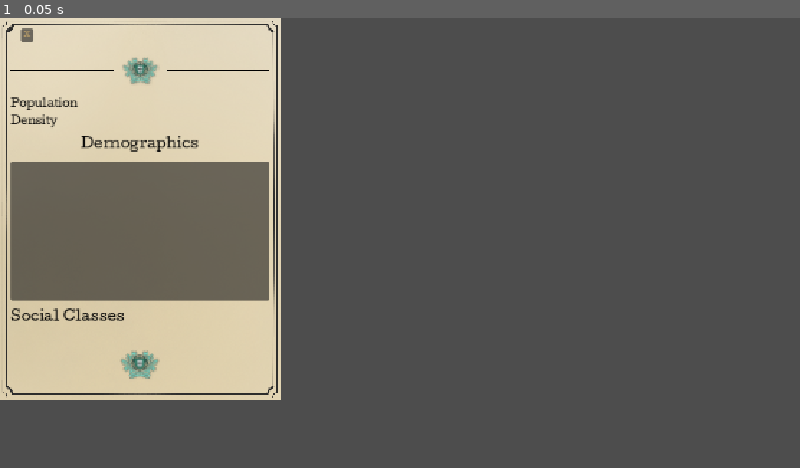
Above: before the commit, frame 1.
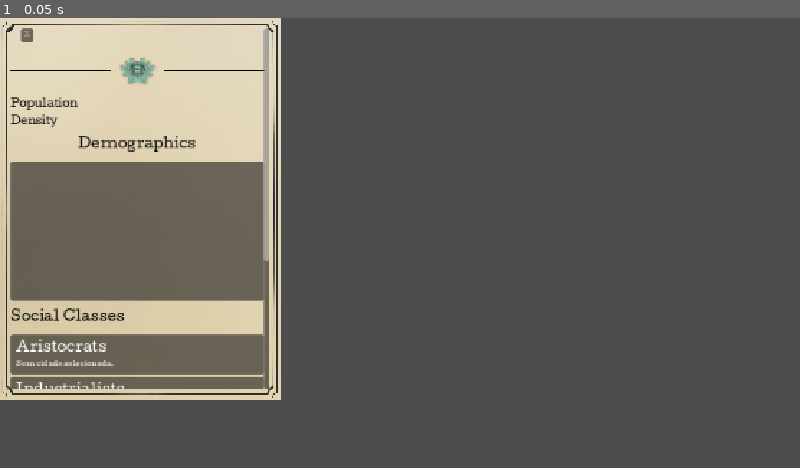
Above: after the commit, the same moment.

Repository: Rleite21/To-Govern-a-Storm--PROPER-
Game: Godot game, scene res://tscn/UI/city_tab_demographics.tscn
Same seed, same stepped clock (60 frames per second), same inputs: the game is played once before the commit and once after it. This scene is started directly instead of the project's main scene.
Inputs:
- Up to frame 1 (0.05 s): no input

The runs differ from the first frame. In frame 1, 4.6% of the frame differs, in the area x 1-34%, y 2-83%.

Commit message:
Tab Demographics Changes

Diff:
--- a/Entity/Society/social_class.gd
+++ b/Entity/Society/social_class.gd
@@ -8,6 +8,7 @@
 var population_share: float = 0.0
 var convictions: Dictionary = {}
 var traits: Array[SocialClassEnums.Trait] = []
+var wealth: float = 0.0
 
 var militancy: float = 0.0:
 	set(value):
--- /dev/null
+++ b/UI/City Tab/ClassInfoPanel.gd
@@ -0,0 +1,128 @@
+class_name ClassInfoPanel
+extends Panel
+
+static var current_city: City
+
+const TEXT_COLOR := Color.WHITE
+const MARGIN := 8.0
+const MIN_WIDTH := 260.0
+
+var _type: int = -1
+var _root: VBoxContainer
+
+
+func _ready() -> void:
+	add_to_group("class_info_panels")
+	_type = SocialClassEnums.type_from_string(name)
+	visibility_changed.connect(func(): if is_visible_in_tree(): refresh())
+	refresh()
+
+
+func refresh() -> void:
+	if is_instance_valid(_root):
+		remove_child(_root)
+		_root.queue_free()
+
+	_root = VBoxContainer.new()
+	_root.add_theme_constant_override("separation", 6)
+	_root.position = Vector2(MARGIN, MARGIN)
+	add_child(_root)
+	_root.minimum_size_changed.connect(_fit_to_content)
+
+	_populate(_root)
+
+	custom_minimum_size = Vector2(MIN_WIDTH, 0)
+	_fit_to_content.call_deferred()
+
+
+func _fit_to_content() -> void:
+	if not is_instance_valid(_root):
+		return
+	var content := _root.get_combined_minimum_size()
+	_root.size = Vector2(maxf(MIN_WIDTH, content.x + MARGIN * 2.0) - MARGIN * 2.0, content.y)
+	custom_minimum_size = Vector2(
+		maxf(MIN_WIDTH, content.x + MARGIN * 2.0),
+		content.y + MARGIN * 2.0
+	)
+	size = custom_minimum_size
+
+
+func _populate(root: VBoxContainer) -> void:
+	var title := _label("")
+	title.add_theme_font_size_override("font_size", 20)
+	root.add_child(title)
+
+	if _type < 0:
+		title.text = name
+		root.add_child(_label("Nome de node '%s' não corresponde a nenhuma classe." % name))
+		return
+
+	title.text = SocialClassEnums.type_to_string(_type)
+
+	var city := current_city
+	if city == null:
+		root.add_child(_label("Sem cidade selecionada."))
+		return
+
+	var classes: Dictionary = city.demographics.social_classes
+	if not classes.has(_type):
+		root.add_child(_label("Sem dados para esta classe."))
+		return
+
+	var sc: SocialClass = classes[_type]
+
+	root.add_child(HSeparator.new())
+	root.add_child(_stat_row("Consciousness", sc.consciousness, 100.0))
+	root.add_child(_stat_row("Militancy", sc.militancy, 100.0))
+
+	var wealth = sc.get("wealth")
+	root.add_child(_text_row("Wealth", "—" if wealth == null else "%.1f" % float(wealth)))
+
+	root.add_child(HSeparator.new())
+	var traits_title := _label("Traits")
+	traits_title.add_theme_font_size_override("font_size", 16)
+	root.add_child(traits_title)
+
+	var city_traits: Array = city.data.traits if city.data != null else []
+	if city_traits.is_empty():
+		root.add_child(_label("Nenhum"))
+	else:
+		for t in city_traits:
+			root.add_child(_label("• " + CityTrait.Type.keys()[t].capitalize()))
+
+
+func _label(text: String) -> Label:
+	var l := Label.new()
+	l.text = text
+	l.add_theme_color_override("font_color", TEXT_COLOR)
+	return l
+
+
+func _text_row(title: String, value: String) -> HBoxContainer:
+	var row := HBoxContainer.new()
+	var a := _label(title)
+	a.size_flags_horizontal = Control.SIZE_EXPAND_FILL
+	row.add_child(a)
+	row.add_child(_label(value))
+	return row
+
+
+func _stat_row(title: String, value: float, max_value: float) -> HBoxContainer:
+	var row := HBoxContainer.new()
+	row.add_theme_constant_override("separation", 8)
+
+	var a := _label(title)
+	a.custom_minimum_size.x = 110
+	row.add_child(a)
+
+	var bar := ProgressBar.new()
+	bar.max_value = max_value
+	bar.value = value
+	bar.show_percentage = false
+	bar.custom_minimum_size = Vector2(120, 16)
+	bar.size_flags_horizontal = Control.SIZE_EXPAND_FILL
+	bar.size_flags_vertical = Control.SIZE_SHRINK_CENTER
+	row.add_child(bar)
+
+	row.add_child(_label("%.1f" % value))
+	return row
--- a/UI/City Tab/city_tab.gd
+++ b/UI/City Tab/city_tab.gd
@@ -68,6 +68,8 @@
 		push_warning("CityTab: não encontrei a City para '%s'." % data.city_name)
 
 	visible = true
+	ClassInfoPanel.current_city = city
+	get_tree().call_group("class_info_panels", "refresh")
 
 
 func close() -> void:
--- a/tscn/UI/city_tab_demographics.tscn
+++ b/tscn/UI/city_tab_demographics.tscn
@@ -4,6 +4,7 @@
 [ext_resource type="Theme" uid="uid://b6cm0nocpc35k" path="res://UI/ui_theme.tres" id="2_knao8"]
 [ext_resource type="PackedScene" uid="uid://nj6w2ttgo0qi" path="res://tscn/UI/OrnateHSeparator.tscn" id="3_wlbmq"]
 [ext_resource type="PackedScene" uid="uid://capq81ycu44wy" path="res://tscn/UI/Pie_Chart.tscn" id="4_tavtl"]
+[ext_resource type="Script" uid="uid://dcwh122ln40rt" path="res://UI/City Tab/ClassInfoPanel.gd" id="5_knao8"]
 
 [sub_resource type="LabelSettings" id="LabelSettings_ikkh7"]
 font_size = 15
@@ -116,6 +117,31 @@
 [node name="Social_Classes" type="VBoxContainer" parent="MarginContainer/ScrollContainer/VBox" unique_id=754557123]
 layout_mode = 2
 
+[node name="Aristocrats" type="Panel" parent="MarginContainer/ScrollContainer/VBox/Social_Classes" unique_id=1926997649]
+layout_mode = 2
+script = ExtResource("5_knao8")
+metadata/_custom_type_script = "uid://dcwh122ln40rt"
+
+[node name="Industrialists" type="Panel" parent="MarginContainer/ScrollContainer/VBox/Social_Classes" unique_id=586685771]
+layout_mode = 2
+script = ExtResource("5_knao8")
+metadata/_custom_type_script = "uid://dcwh122ln40rt"
+
+[node name="Middle_Class" type="Panel" parent="MarginContainer/ScrollContainer/VBox/Social_Classes" unique_id=1412860681]
+layout_mode = 2
+script = ExtResource("5_knao8")
+metadata/_custom_type_script = "uid://dcwh122ln40rt"
+
+[node name="Working_Class" type="Panel" parent="MarginContainer/ScrollContainer/VBox/Social_Classes" unique_id=1874345797]
+layout_mode = 2
+script = ExtResource("5_knao8")
+metadata/_custom_type_script = "uid://dcwh122ln40rt"
+
+[node name="Peasants" type="Panel" parent="MarginContainer/ScrollContainer/VBox/Social_Classes" unique_id=430490663]
+layout_mode = 2
+script = ExtResource("5_knao8")
+metadata/_custom_type_script = "uid://dcwh122ln40rt"
+
 [node name="HSeparator2" parent="MarginContainer/ScrollContainer/VBox" unique_id=936750761 instance=ExtResource("3_wlbmq")]
 layout_mode = 2
 emblem_height = 60
Not shown, added: UI/City Tab/ClassInfoPanel.gd.uid
